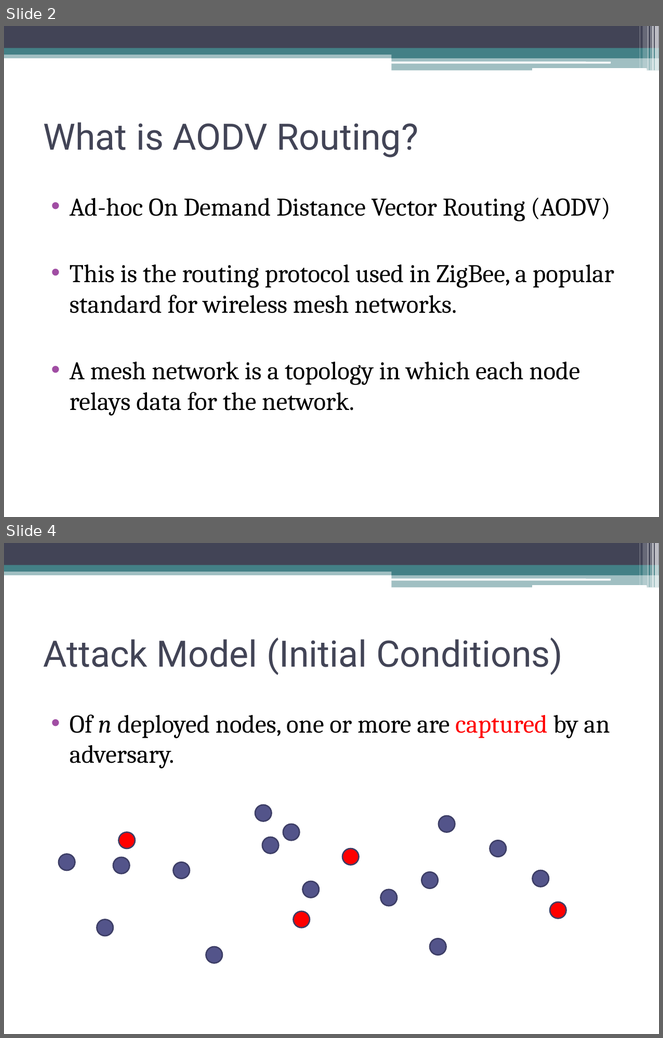
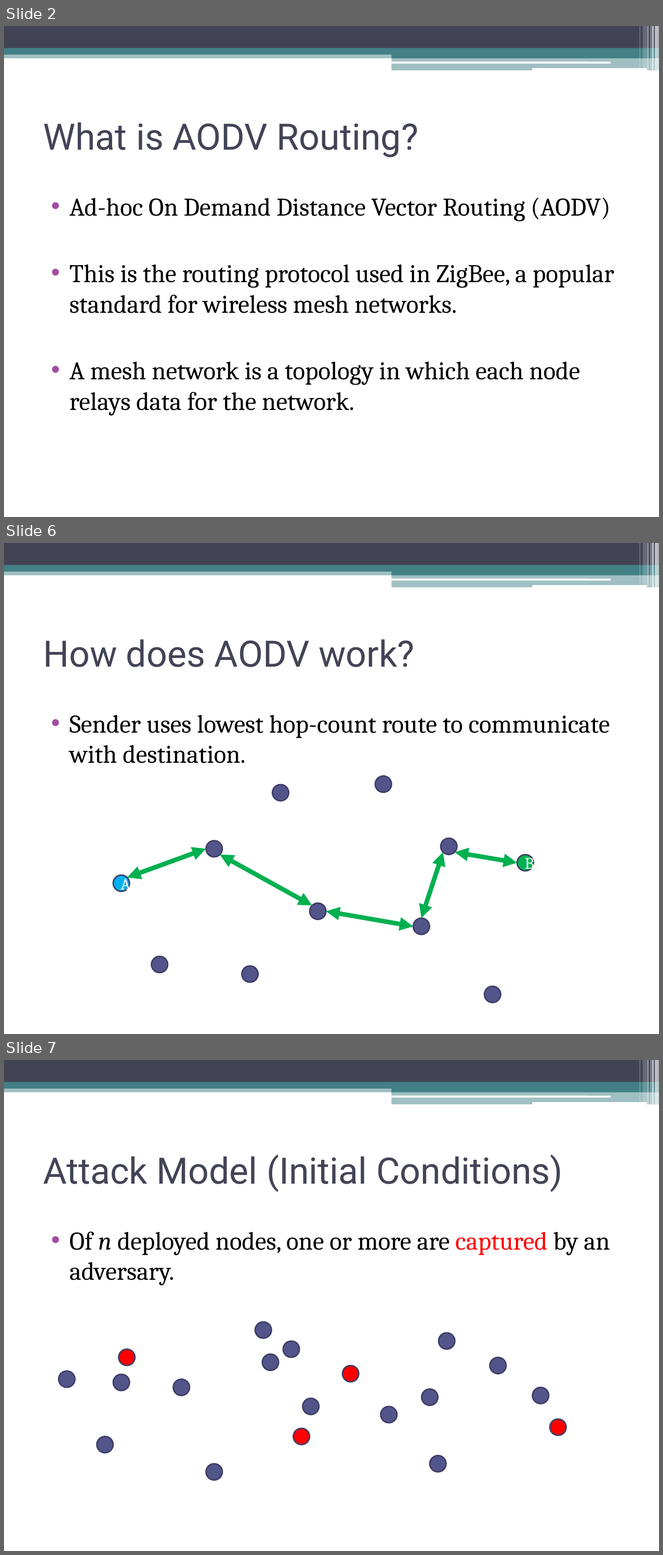
Before and after one commit to gdr34b/netsecproject, a slide deck: idea_presentation/idea_presentation.pptx. Shown one above the other, each under a label of ours: slides 2 and 4 before the commit, slides 2, 6 and 7 after it; the slides between them are not shown. The pictures are 663x1038 and 663x1555 pixels, drawn with LibreOffice and Linux fonts; fonts in the diff are those of the drawing. Boxes give left, top, right and bottom in pixels: in the first picture for what was removed or moved away, otherwise in the second. Text is boxed around its words. In the diff, an @@ line names an element or a change of style, - is before the commit and + after.

Commit message:
Added slides explaining AODV.

```diff
--- a/idea_presentation/idea_presentation.pptx
+++ b/idea_presentation/idea_presentation.pptx
@@ slide 6 added at box(4, 543, 659, 1034), background #FFFFFF; not listed: 13 template elements that a slide beside it also shows @@
@@ title added at box(43, 639, 415, 667), 40 pt, text #424456 @@
+How does AODV work?
@@ text added at box(70, 715, 610, 763), 28 pt, text #000000 @@
+• Sender uses lowest hop-count route to communicate with destination.
@@ ellipse added at box(375, 776, 392, 793), fill #53548A, outline #3D3E66 1.5 pt @@
@@ ellipse added at box(273, 785, 289, 801), fill #53548A, outline #3D3E66 1.5 pt @@
@@ ellipse added at box(441, 838, 457, 855), fill #53548A, outline #3D3E66 1.5 pt @@
@@ double arrow added from (127, 878) to (206, 849), #00B050 5 pt @@
@@ ellipse added at box(206, 841, 222, 858), fill #53548A, outline #3D3E66 1.5 pt @@
@@ double arrow added from (422, 918) to (443, 852), #00B050 5 pt @@
@@ double arrow added from (455, 852) to (517, 863), #00B050 5 pt @@
@@ double arrow added from (220, 855) to (312, 906), #00B050 5 pt @@
@@ ellipse added at box(517, 855, 533, 871), fill #00B050, outline #3D3E66 1.5 pt, 18 pt, text #FFFFFF @@
+B
@@ ellipse added at box(113, 875, 130, 891), fill #00B0F0, outline #3D3E66 1.5 pt, 18 pt, text #FFFFFF @@
+A
@@ ellipse added at box(310, 903, 326, 919), fill #53548A, outline #3D3E66 1.5 pt @@
@@ double arrow added from (326, 911) to (414, 927), #00B050 5 pt @@
@@ ellipse added at box(414, 918, 430, 935), fill #53548A, outline #3D3E66 1.5 pt @@
@@ ellipse added at box(152, 956, 168, 973), fill #53548A, outline #3D3E66 1.5 pt @@
@@ ellipse added at box(242, 966, 258, 982), fill #53548A, outline #3D3E66 1.5 pt @@
@@ ellipse added at box(484, 987, 501, 1003), fill #53548A, outline #3D3E66 1.5 pt @@
@@ what was slide 4 is now slide 7 @@
```
Also in this commit, not shown: 1 slide changed, 2 other slides added.
